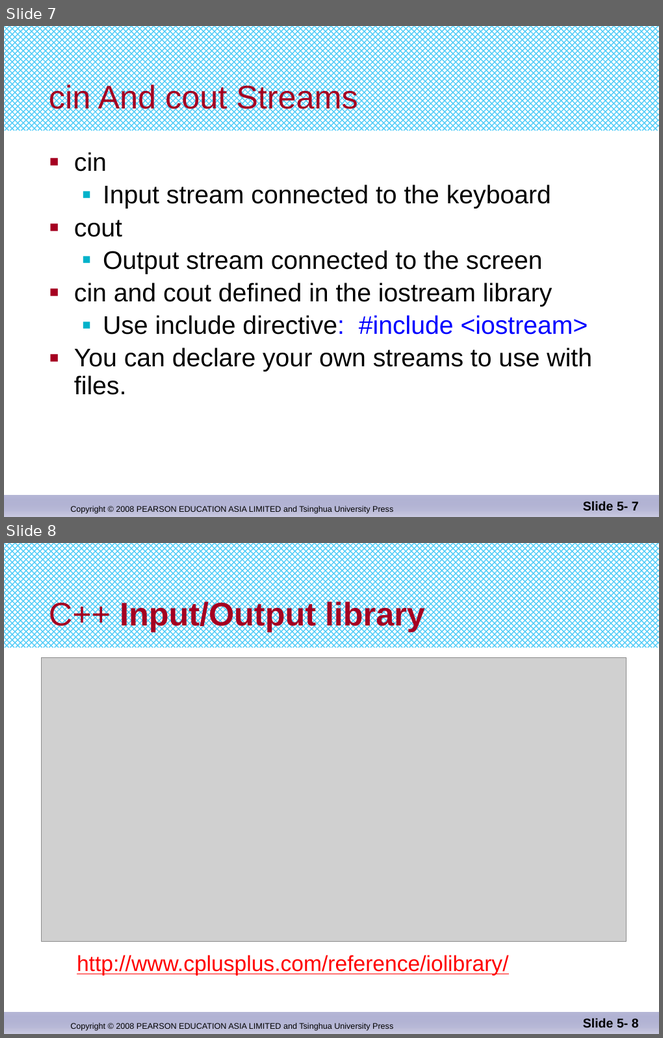
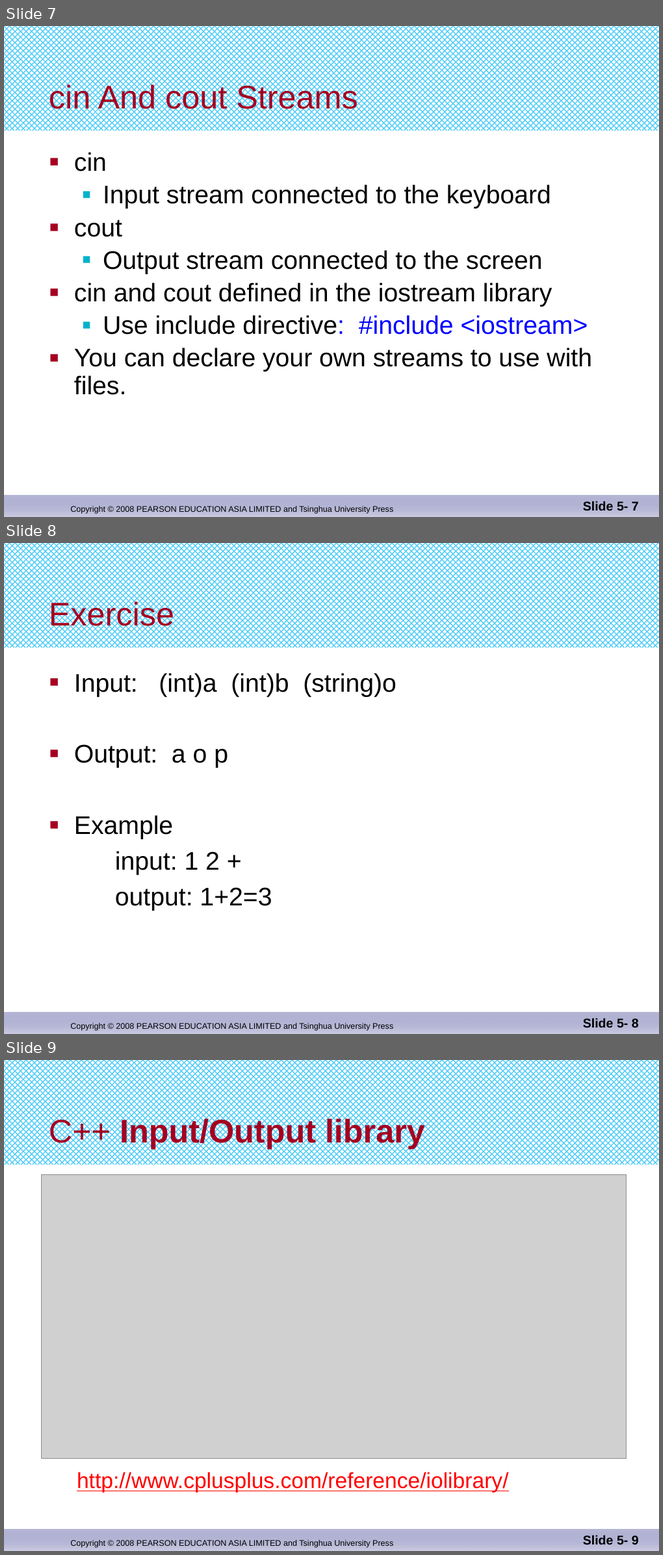
Before and after one commit to djuanbei/CPLUSPLUS, a slide deck: ppt/Chapter 6.pptx. Shown one above the other, each under a label of ours: slides 7 and 8 before the commit, slides 7, 8 and 9 after it. The pictures are 663x1038 and 663x1555 pixels, drawn with LibreOffice and Linux fonts; fonts in the diff are those of the drawing; grey boxes stand for pictures. Boxes give left, top, right and bottom in pixels: in the first picture for what was removed or moved away, otherwise in the second. Text is boxed around its words. In the diff, an @@ line names an element or a change of style, - is before the commit and + after.

Commit message:
add  exercise

```diff
--- a/ppt/Chapter 6.pptx
+++ b/ppt/Chapter 6.pptx
@@ slide 8 added at <box>4,543,659,1034</box>, background #FFFFFF; not listed: 3 template elements that a slide beside it also shows @@
@@ title added at <box>49,600,174,632</box>, 36 pt, text #A50021 @@
+Exercise
@@ text added at <box>74,673,397,911</box>, 28 pt, text #000000 @@
+■ Input: (int)a (int)b (string)o
+■ Output: a o p
+■ Example
+input: 1 2 +
+output: 1+2=3
@@ page number added at <box>583,1018,639,1028</box>, 14 pt, text #000000, bold @@
+Slide 5- 8
@@ what was slide 8 is now slide 9 @@
@@ page number at <box>583,1535,639,1545</box>: text changed @@
-Slide 5- 8
+Slide 5- 9
```
Also in this commit, not shown: 2 slides changed, 1 other slide added.
